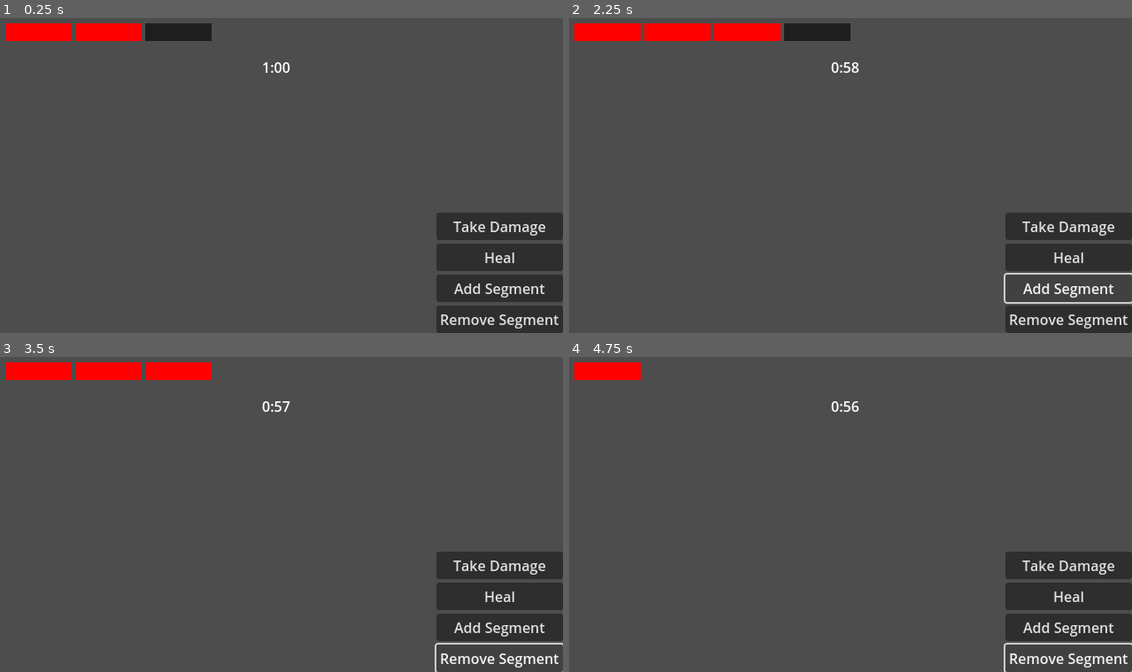
Above: before the commit, frames 1-4 (two rows, left to right).
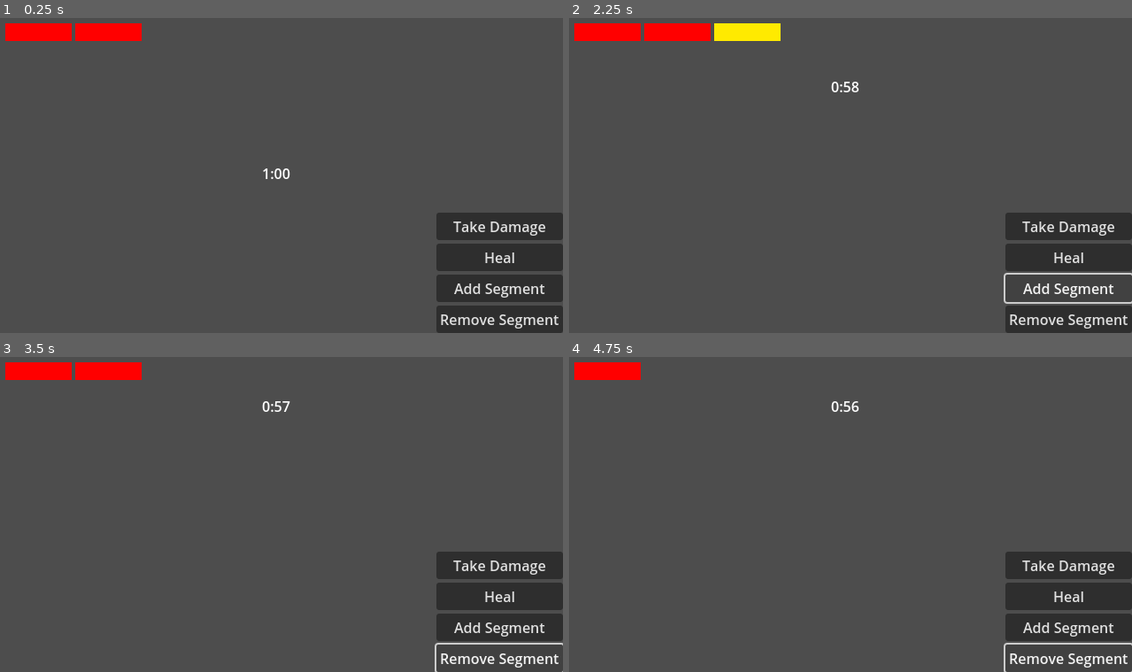
Above: after the commit, the same moments.

Repository: EmperorCookie/groundhogvania
Game: Godot game, scene res://menu/player_hud.tscn
Same seed, same stepped clock (60 frames per second), same inputs: the game is played once before the commit and once after it. This scene is started directly instead of the project's main scene.
Inputs:
- Up to frame 1 (0.25 s): no input
- Up to frame 2 (2.25 s): click "Take Damage" at 0.5 s; click "Heal" at 1.25 s; click "Add Segment" at 2 s
- Up to frame 3 (3.5 s): click "Remove Segment" at 2.75 s
- Up to frame 4 (4.75 s): tap Enter at 3.5 s; hold Right (player_right) from 3.53 s (still down); tap Shift (player_dash) at 3.6, 4.35 s; tap Space (player_jump) at 3.77, 4.25, 4.52 s

The runs differ from the first frame. In frame 1, 0.8% of the frame differs, in the area x 25-52%, y 1-52%; in frame 2, 1.5%, in the area x 25-52%, y 1-24%; in frame 3, 0.7%; in frame 4, nothing differs.

Commit message:
Add dash and double jump power-ups to test level
Introduced new power-up assets and scripts for dash and double jump abilities. Updated the test level to include these power-ups and adjusted the player HUD with a timer intro animation and minor layout tweaks.

Diff:
--- a/levels/test_level/test_level.tscn
+++ b/levels/test_level/test_level.tscn
@@ -1,7 +1,9 @@
-[gd_scene load_steps=3 format=4 uid="uid://cxn86u68ckjjp"]
+[gd_scene load_steps=5 format=4 uid="uid://cxn86u68ckjjp"]
 
 [ext_resource type="TileSet" uid="uid://duvwwdne6hncq" path="res://assets/blocking_tileset.tres" id="1_a747b"]
 [ext_resource type="PackedScene" uid="uid://5yuhe55teig6" path="res://player/player.tscn" id="2_65yy3"]
+[ext_resource type="PackedScene" uid="uid://cvd1n27hndunl" path="res://powerups/power_up_double_jump.tscn" id="3_65yy3"]
+[ext_resource type="PackedScene" uid="uid://qrvckb2va54f" path="res://powerups/power_up_dash.tscn" id="4_qo0ko"]
 
 [node name="TestLevel" type="Node2D"]
 
@@ -13,3 +15,11 @@
 
 [node name="Player" parent="." instance=ExtResource("2_65yy3")]
 position = Vector2(50, 90)
+jump_count = 1
+can_dash = false
+
+[node name="PowerUpDoubleJump" parent="." instance=ExtResource("3_65yy3")]
+position = Vector2(482, 344)
+
+[node name="PowerUpDoubleJump2" parent="." instance=ExtResource("4_qo0ko")]
+position = Vector2(111, 117)
--- a/menu/player_hud.gd
+++ b/menu/player_hud.gd
@@ -6,8 +6,8 @@
 @onready var restart_timer_label: Label = $Control/BoxContainer/restart_timer
 
 # HP system variables
-var hp: int = 2  # Hard coded HP value
-var max_hp: int = 3  # Maximum HP segments
+var hp: int = 2  # Hard coded current HP value
+var max_hp: int = 2  # Maximum HP segments
 @onready var hp_container: HBoxContainer = $Control/HPContainer
 var hp_segments: Array[ColorRect] = []
 var hp_shadows: Array[ColorRect] = []  # Shadow/silhouette segments
@@ -29,6 +29,9 @@
 	# Setup developer buttons (only visible in debug builds)
 	setup_dev_buttons()
 
+	# Setup timer intro animation
+	setup_timer_intro()
+
 	# Create and configure the timer
 	timer = Timer.new()
 	timer.wait_time = 1.0  # 1 second interval
@@ -38,6 +41,47 @@
 
 	# Display initial time on label
 	update_timer_display()
+
+func setup_timer_intro():
+	# Get the timer container (BoxContainer)
+	var timer_container = $Control/BoxContainer
+	var timer_label = restart_timer_label
+
+	# Store the final position
+	var final_position = timer_container.position
+
+	# Start the timer in the center of the screen
+	var screen_center_x = 640 / 2  # Half of screen width
+	var screen_center_y = 360 / 2  # Half of screen height
+
+	# Position timer container at center (accounting for its size)
+	timer_container.position = Vector2(screen_center_x - 20, screen_center_y - 20)
+
+	# Start flashing animation
+	var flash_tween = create_tween()
+	flash_tween.set_loops()  # Loop indefinitely
+	flash_tween.tween_property(timer_label, "modulate", Color.WHITE, 0.4)
+	flash_tween.tween_property(timer_label, "modulate", Color.YELLOW, 0.4)
+
+	# Wait 1.5 seconds before moving
+	await get_tree().create_timer(2.0).timeout
+
+	# Stop the flashing
+	flash_tween.kill()
+
+	# Animate timer floating up with smooth bounce effect
+	var intro_tween = create_tween()
+	intro_tween.set_parallel(true)  # Allow parallel animations
+
+	# Use back easing for a smooth overshoot and settle effect
+	intro_tween.set_ease(Tween.EASE_OUT)
+	intro_tween.set_trans(Tween.TRANS_BACK)
+
+	# Single smooth movement to final position with bounce
+	intro_tween.tween_property(timer_container, "position", final_position, 1.0)
+
+	# Fade flash effect as it moves up
+	intro_tween.tween_property(timer_label, "modulate", Color.WHITE, 1.0)
 
 func setup_dev_buttons():
 	# Only show developer buttons in debug builds (editor/development)
--- a/menu/player_hud.tscn
+++ b/menu/player_hud.tscn
@@ -55,8 +55,8 @@
 anchor_top = 1.0
 anchor_right = 1.0
 anchor_bottom = 1.0
-offset_left = -120.0
-offset_top = -120.0
+offset_left = -143.0
+offset_top = -136.0
 grow_horizontal = 0
 grow_vertical = 0
 
--- /dev/null
+++ b/powerups/power_up_dash.gd
@@ -0,0 +1,16 @@
+extends Area2D
+
+
+func _on_body_entered(body: Node2D) -> void:
+	# Check if the body that entered is the player
+	if body.name == "Player" or body.has_method("is_player"):
+		print("success")
+
+		# Give the player the ability to dash
+		if "can_dash" in body:
+			body.can_dash = true
+		else:
+			print("Warning: Could not find can_dash property on player")
+
+		# Remove the power-up from the world
+		queue_free()
--- /dev/null
+++ b/powerups/power_up_dash.tscn
@@ -0,0 +1,17 @@
+[gd_scene load_steps=4 format=3 uid="uid://qrvckb2va54f"]
+
+[ext_resource type="Script" uid="uid://bsxhoasatur6u" path="res://powerups/power_up_dash.gd" id="1_6o5f4"]
+[ext_resource type="Texture2D" uid="uid://c2yksgl45c7o7" path="res://assets/powerups/power_up_dash.png" id="2_6o5f4"]
+
+[sub_resource type="CircleShape2D" id="CircleShape2D_kahma"]
+
+[node name="PowerUpDoubleJump" type="Area2D"]
+script = ExtResource("1_6o5f4")
+
+[node name="CollisionShape2D" type="CollisionShape2D" parent="."]
+shape = SubResource("CircleShape2D_kahma")
+
+[node name="Sprite2D" type="Sprite2D" parent="CollisionShape2D"]
+texture = ExtResource("2_6o5f4")
+
+[connection signal="body_entered" from="." to="." method="_on_body_entered"]
--- /dev/null
+++ b/powerups/power_up_double_jump.gd
@@ -0,0 +1,18 @@
+extends Area2D
+
+
+func _on_body_entered(body: Node2D) -> void:
+	# Check if the body that entered is the player
+	if body.name == "Player" or body.has_method("is_player"):
+		print("success")
+
+		# Increase the player's jump count by 1
+		if body.has_method("increase_jump_count"):
+			body.increase_jump_count(1)
+		elif "jump_count" in body:
+			body.jump_count += 1
+		else:
+			print("Warning: Could not find jump_count property on player")
+
+		# Remove the power-up from the world
+		queue_free()
--- /dev/null
+++ b/powerups/power_up_double_jump.tscn
@@ -0,0 +1,17 @@
+[gd_scene load_steps=4 format=3 uid="uid://cvd1n27hndunl"]
+
+[ext_resource type="Script" uid="uid://sioae4wyu65a" path="res://powerups/power_up_double_jump.gd" id="1_wkkn0"]
+[ext_resource type="Texture2D" uid="uid://bktqmroaxr1uf" path="res://assets/powerups/power_up_jump.png" id="2_0bd28"]
+
+[sub_resource type="CircleShape2D" id="CircleShape2D_kahma"]
+
+[node name="PowerUpDoubleJump" type="Area2D"]
+script = ExtResource("1_wkkn0")
+
+[node name="CollisionShape2D" type="CollisionShape2D" parent="."]
+shape = SubResource("CircleShape2D_kahma")
+
+[node name="Sprite2D" type="Sprite2D" parent="CollisionShape2D"]
+texture = ExtResource("2_0bd28")
+
+[connection signal="body_entered" from="." to="." method="_on_body_entered"]
Binary file added: assets/powerups/power_up_dash.png
Not shown, added: assets/powerups/power_up_dash.png.import
Binary file added: assets/powerups/power_up_hp.png
Not shown, added: assets/powerups/power_up_hp.png.import
Binary file added: assets/powerups/power_up_jump.png
Not shown, added: assets/powerups/power_up_jump.png.import
Not shown, added: powerups/power_up_dash.gd.uid
Not shown, added: powerups/power_up_double_jump.gd.uid
